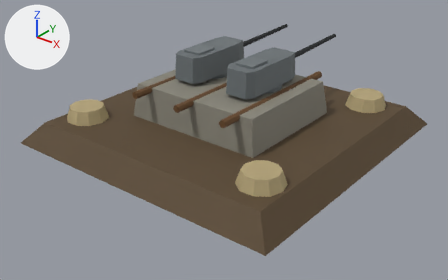
A saved change to the glTF model assets/models/shore_battery.glb.
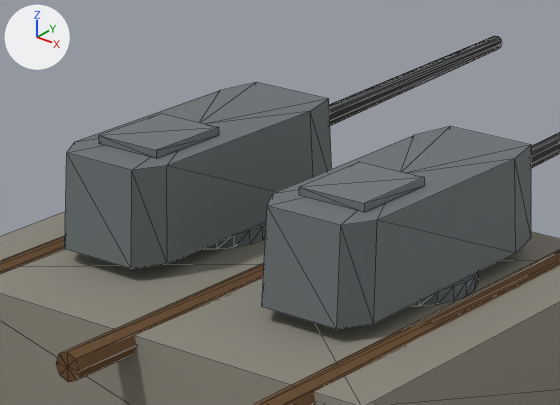
Each version is shown whole from a 50 mm lens placed at (33.5, -42.9, 25.6), pointed at (0.7, -2.0, 0.2), then close up on the part from 35% to 68% of the width and 5% to 42% of the height. The axes (+X, +Y, +Z) are drawn at upper left. The lights are the same throughout. The last two pictures show the newer version. The close-ups show mesh edges as thin lines. Where no turn or scale is listed for an object, it has been applied to the vertices. Vertices at exactly the same position are counted once.

Objects in the first close-up: 'Gun1', 'Gun2', 'Hull'.
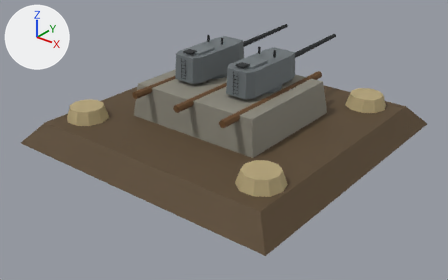
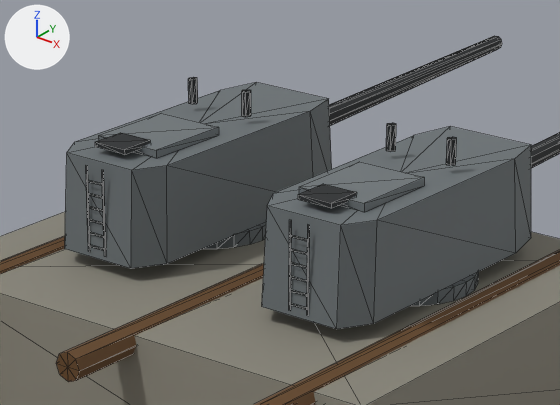
The edits, one by one:
me_gun1 is used by ob_gun1; location (-3.0, 1.0, 5.2).
me_gun1 had 119 vertices, 212 faces and spanned x -1.7..1.7, y -4.2..12.7, z 0.0..2.9.
me_gun1 now has 187 vertices, 288 faces and spans x -1.7..1.7, y -4.2..12.7, z 0.0..3.5.
me_gun1 part 1: a new loose piece, a 6-sided cylinder along z spanning x -0.96..-0.72, y 0.28..0.48, z 2.91..3.53, in mat_paint_26292b (black #26292b).
me_gun1 part 2: a new loose piece, a 6-sided cylinder along z spanning x 0.72..0.96, y 0.28..0.48, z 2.91..3.53, in mat_paint_26292b (black #26292b).
me_gun1 part 3: a new loose piece, a box spanning x -0.46..0.46, y -3.65..-2.73, z 2.87..2.99, in mat_paint_26292b (black #26292b).
Part 4, on me_gun1:
20 vertices are added at x -0.3..0.3, y -4.2, z 0.5..2.6.
12 new vertices lie (-0.4, 0.0, 0.0) away from vertices in x 0.2, y -4.2, z 0.6..2.3.
16 new faces join them, mat_paint_26292b (black #26292b).
me_gun2 is used by ob_gun2; location (3.0, 1.0, 5.2).
me_gun2 had 119 vertices, 212 faces and spanned x -1.7..1.7, y -4.2..12.7, z 0.0..2.9.
me_gun2 now has 187 vertices, 288 faces and spans x -1.7..1.7, y -4.2..12.7, z 0.0..3.5.
me_gun2 part 5: a new loose piece, a 6-sided cylinder along z spanning x -0.96..-0.72, y 0.28..0.48, z 2.91..3.53, in mat_paint_26292b (black #26292b).
me_gun2 part 6: a new loose piece, a 6-sided cylinder along z spanning x 0.72..0.96, y 0.28..0.48, z 2.91..3.53, in mat_paint_26292b (black #26292b).
me_gun2 part 7: a new loose piece, a box spanning x -0.46..0.46, y -3.65..-2.73, z 2.87..2.99, in mat_paint_26292b (black #26292b).
Part 8, on me_gun2:
20 vertices are added at x -0.3..0.3, y -4.2, z 0.5..2.6.
12 new vertices lie (-0.4, 0.0, 0.0) away from vertices in x 0.2, y -4.2, z 0.6..2.3.
16 new faces join them, mat_paint_26292b (black #26292b).

Where the change shows, as pixel boxes (x1, y1, x2, y2) in the close-ups (560 x 405 px):
'Gun2', reshaped
    before: (262, 126, 560, 329)
    after: (262, 123, 560, 329)
part 1 of me_gun1, added
    after: (188, 77, 198, 104)
part 2 of me_gun1, added
    after: (242, 89, 251, 117)
part 3 of me_gun1, added (black)
    after: (95, 133, 150, 155)
part 4 of me_gun1, added
    after: (86, 166, 106, 256)
part 5 of me_gun2, added
    after: (386, 123, 396, 152)
part 6 of me_gun2, added
    after: (446, 137, 457, 166)
part 7 of me_gun2, added (black)
    after: (298, 184, 357, 208)
part 8 of me_gun2, added
    after: (289, 220, 310, 316)
